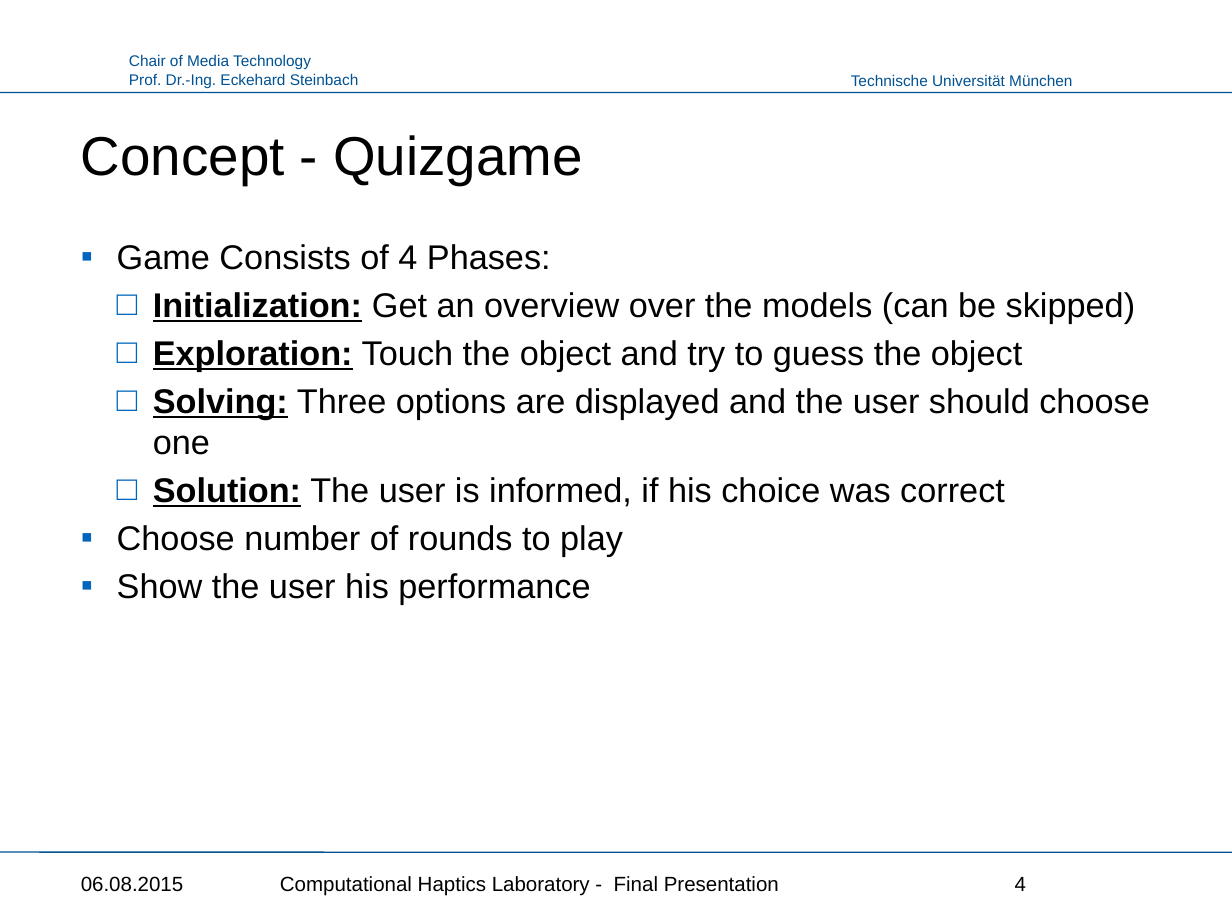
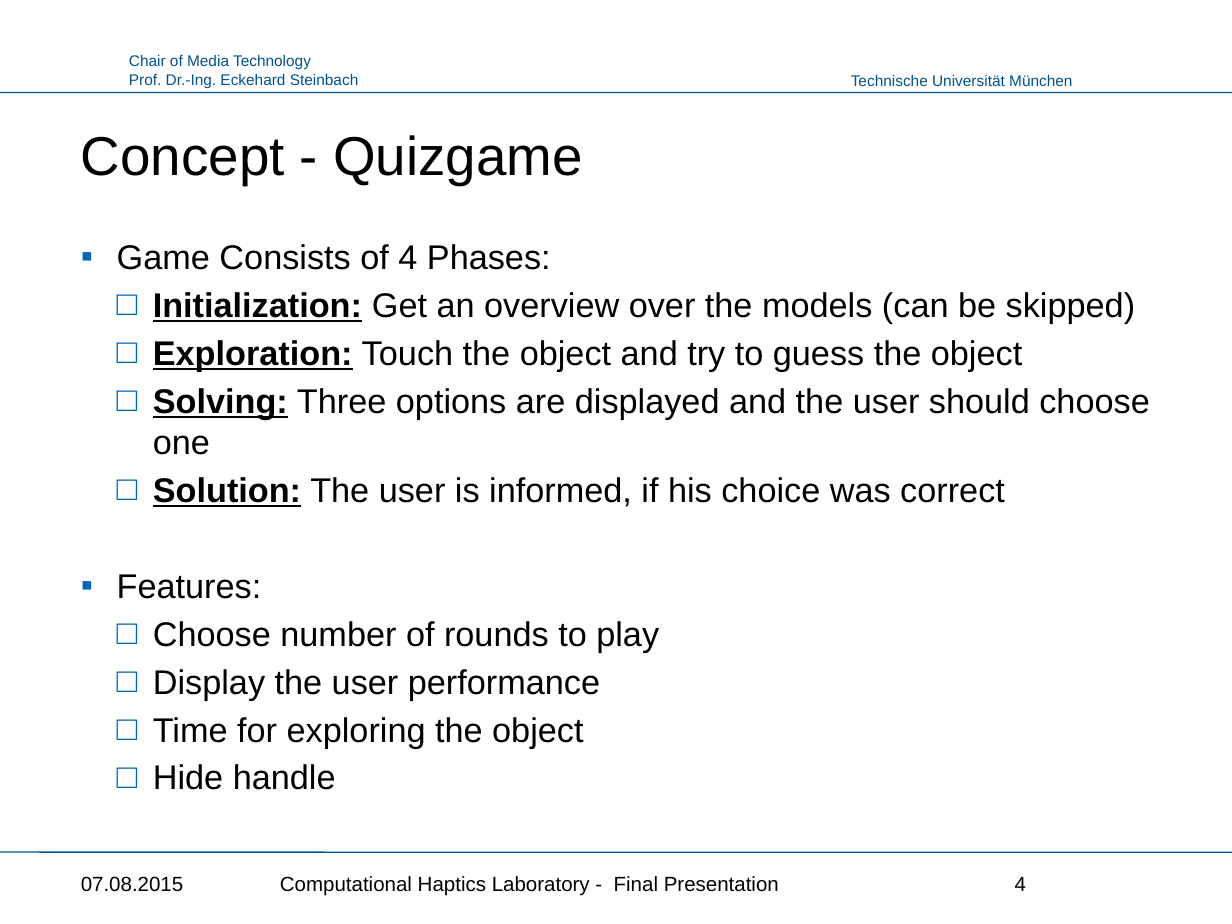
Before and after one commit to Punkbuster0401/HapticsLab, a slide deck: slide 4 of Haptics_Presentation.pptx. Drawn at 1232x924 pixels with LibreOffice and Linux fonts; fonts in the diff are those of the drawing; background and template pictures are left out. Boxes give left, top, right and bottom in pixels: in the first picture for what was removed or moved away, otherwise in the second. Text is boxed around its words. In the diff, an @@ line names an element or a change of style, - is before the commit and + after.

```diff
--- a/Haptics_Presentation.pptx
+++ b/Haptics_Presentation.pptx
@@ text at <box>117,574,262,599</box>: paragraph added @@
+▪ Features:
@@ text at <box>153,621,659,652</box>: bullet ▪ to □; list level 1 to 2 in "Choose number of rounds to ..." @@
@@ text at <box>153,669,600,790</box>: text changed @@
-▪ Show the user his performance
+  □ Display the user performance
+  □ Time for exploring the object
+  □ Hide handle
@@ text at <box>81,876,184,892</box>: text changed @@
-06.08.2015
+07.08.2015
```
Also in this commit, not shown: 18 other slides changed, 1 slide added, 1 other file.
